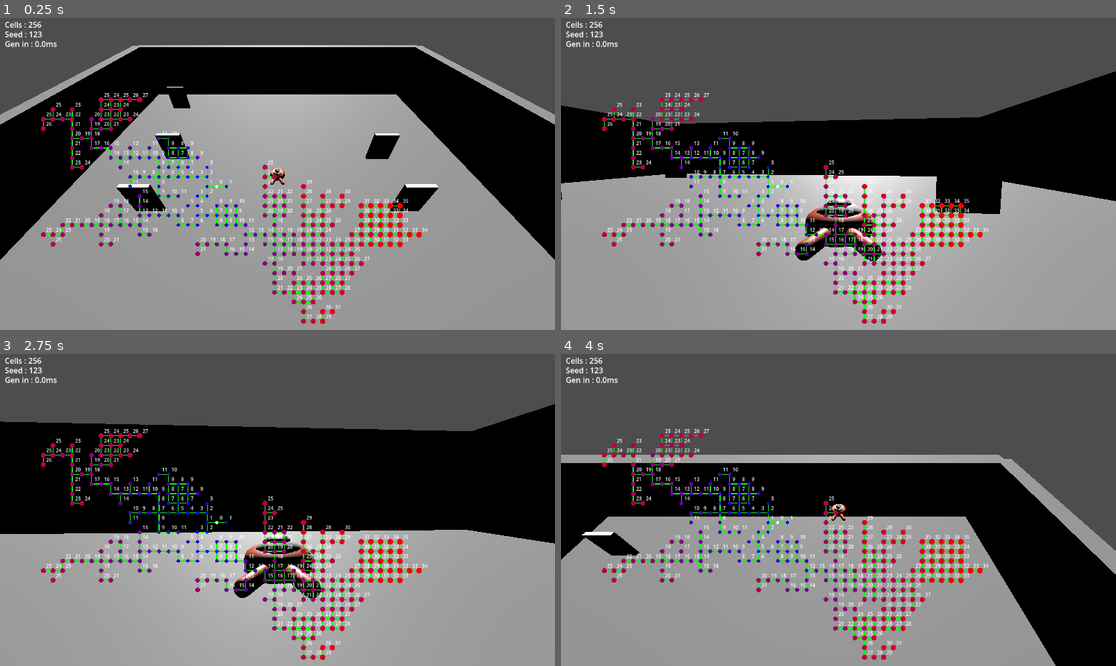
Above: before the commit, frames 1-4 (two rows, left to right).
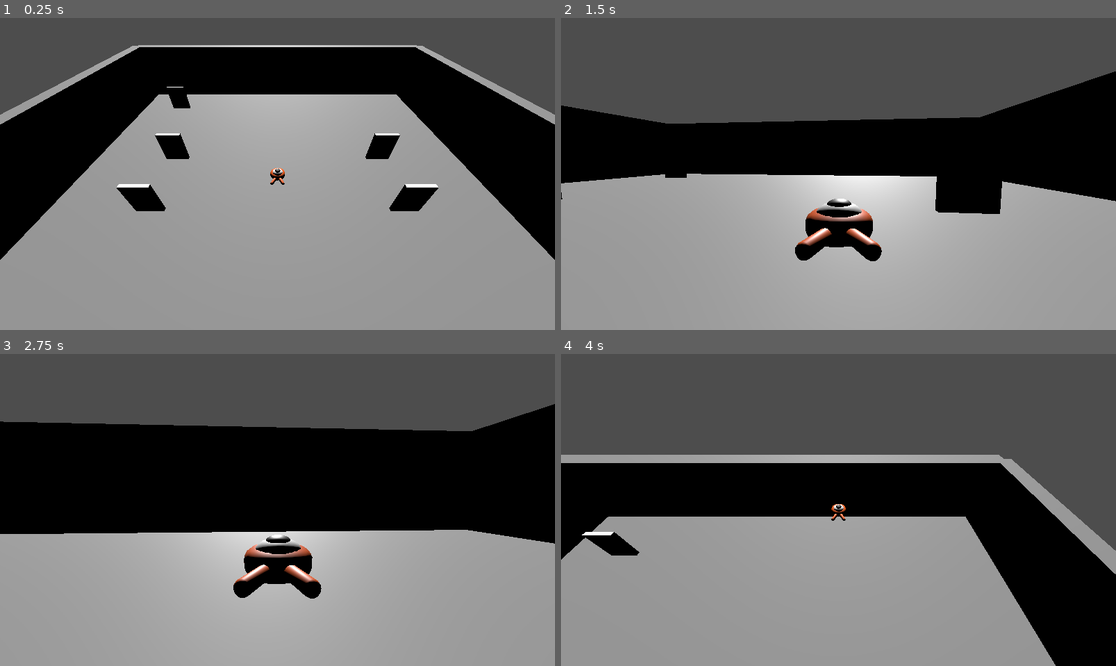
Above: after the commit, the same moments.

Repository: LeFodeurCou/Godot-Lab
Game: Godot game, scene res://World/Static/World000001.tscn
The game is run twice, just before and just after one commit, with the same random seed, the same clock (stepped at 60 frames per second) and the same inputs. This scene is started directly instead of the project's main scene.
Inputs (mouse positions are in pixels of both pictures, inside the frame that each line leads up to):
- Up to frame 1 (0.25 s): no input
- Up to frame 2 (1.5 s): tap Enter (camera_switch) at 0.5, 1.35 s; move the mouse to (960, 158) at 0.52 s; hold D (move_right) 0.53-1.28 s; hold Shift (shift) 0.53-1.28 s; click (960, 158) at 0.67 s; tap Space (jump) at 0.77 s; move the mouse to (810, 174) at 1.27 s; hold W (move_forward) from 1.28 s (still down)
- Up to frame 3 (2.75 s): keep holding W (move_forward); tap Space (jump) at 1.52 s; tap Shift (shift) at 1.55 s; move the mouse to (288, 503) at 2.02 s; hold Shift (shift) from 2.03 s (still down)
- Up to frame 4 (4 s): keep holding W (move_forward); move the mouse to (832, 516) at 2.77 s; release Shift (shift) at 2.78 s; tap Shift (shift) at 2.85, 3.8 s; click (832, 516) at 2.92 s; tap Space (jump) at 3.02, 3.77 s; move the mouse to (877, 513) at 3.52 s; hold Enter (camera_switch) from 3.53 s (still down)

The runs differ from the first frame. In frame 1, 5.2% of the frame differs, in the area x 0-77%, y 1-98%; in frame 2, 5.2%; in frame 3, 5.2%; in frame 4, 5.2%.

Commit message:
Added : A isDebug player variable associated with a custom signal to allow a global debug. Updated : Everywhere it was a local debug now react to the global debug to display its own debug interface when isDebug = true. Now we can toggle on / off debug and display it dynamically :)

Diff:
--- a/Behaviour/ProceduralGeneration/WorldCreator.gd
+++ b/Behaviour/ProceduralGeneration/WorldCreator.gd
@@ -2,8 +2,7 @@
 
 class_name WorldGenerator
 
-# TODO make it root global
-var debug = true
+var debugRoot: Node3D
 
 # SoA (Structure of Arrays) : Replace Cell class
 var cellX: Array = PackedInt32Array()
@@ -33,6 +32,7 @@
 const DZ = [-1, 0, 1, 0]
 
 func _init(generator: ProceduralGenerator) -> void:
+	Game.connectPlayerDebug(self)
 	# SoA Cell clear
 	cellX.clear()
 	cellY.clear()
@@ -53,7 +53,15 @@
 	cellStructureType = generator.cellStructureType
 	cellCount = generator.cellCount
 
+func _onDebugToggled(value: bool) -> void:
+	if debugRoot:
+		debugRoot.visible = value
+
 func generate(world: Node3D) -> Vector3i:
+	debugRoot = Node3D.new()
+	debugRoot.visible = Game.player.isDebug
+	debugRoot.name = "DebugRoot"
+	world.add_child(debugRoot)
 	var originX = cellX[0]
 	var originY = cellY[0]
 	for cellIdx in range(cellCount):
@@ -61,7 +69,7 @@
 		var z = (cellY[cellIdx] - originY) * roomDepth
 		makeFloor(world, x, z)
 		checkNeighbors(world, cellIdx, x, z)
-		debugLabels(world, cellIdx, x, z)
+		debugLabels(cellIdx, x, z)
 	return Vector3i(0, floorThickeness >> 1, 0)
 
 func makeFloor(world: Node3D, x: int, z: int) -> void:
@@ -94,11 +102,9 @@
 			Vector3(x, wallHeight / 2.0 - floorThickeness, z)
 		)
 
-func debugLabels(world, cellIdx: int, x: int, z:int) -> void:
-	if !debug:
-		return
+func debugLabels(cellIdx: int, x: int, z:int) -> void:
 	var label = Label3D.new()
 	label.text = str(cellHeat[cellIdx])
 	label.font_size = 320
 	label.position = Vector3(x, 3, z)
-	world.add_child(label)
+	debugRoot.add_child(label)
--- a/Game.gd
+++ b/Game.gd
@@ -45,3 +45,7 @@
 func spawnPlayer() -> void:
 	var playerScene = preload("res://Player/Player.tscn")
 	player = playerScene.instantiate()
+
+func connectPlayerDebug(target: Object) -> void:
+	if player:
+		Game.player.connect("debugToggled", Callable(target, "_onDebugToggled"))
--- a/Player/Player.gd
+++ b/Player/Player.gd
@@ -1,9 +1,12 @@
 extends CharacterBody3D
+
+signal debugToggled(value)
 
 var contextCamera: ContextCamera
 
 # Hard coded for now, later it can be a command based on a game configuration like "isCreativeModeAllowed"
 var isCreativeMode = false
+var isDebug = false
 
 @export var speed = 14
 @export var fall_acceleration = 75
@@ -19,3 +22,6 @@
 
 func _input(event):
 	contextCamera.input(event)
+	if Input.is_action_just_pressed("switchDebug"):
+			isDebug = !isDebug
+			emit_signal("debugToggled", isDebug)
--- a/World/Dynamic/World000004.gd
+++ b/World/Dynamic/World000004.gd
@@ -1,9 +1,8 @@
 extends Node3D
 
-var portalBackTarget: String
+var portalBackTarget: String # TODO we need to implement at least one portal to get back in the main world
 
-# TODO make it root global
-var debug = true
+var debugCanvas: CanvasLayer
 
 var originSeed = 123
 var generator: ProceduralGenerator
@@ -16,6 +15,7 @@
 var elapsed
 
 func _ready() -> void:
+	Game.connectPlayerDebug(self)
 	self.name = "World000004"
 
 	var seedHandler = SeedHandler.new(originSeed)
@@ -32,17 +32,20 @@
 		lightFactory.create()
 	)
 
-	debugOverlay(self)
+	createDebugOverlay(self)
 
-func debugOverlay(world: Node3D) -> void:
-	if (debug):
-		var canvas = CanvasLayer.new()
-		var overlay = DebugOverlay.new()
-		overlay.set_lines([
-			"Cells: %d" % generator.cellCount,
-			"Seed: %d" % originSeed,
-			"Gen: %.2f ms" % elapsed,
-			"FPS: %d" % Engine.get_frames_per_second(),
-		])
-		canvas.add_child(overlay)
-		self.add_child(canvas)
+func _onDebugToggled(value: bool) -> void:
+	debugCanvas.visible = value
+
+func createDebugOverlay(world: Node3D) -> void:
+	debugCanvas = CanvasLayer.new()
+	debugCanvas.visible = Game.player.isDebug
+	var overlay = DebugOverlay.new()
+	overlay.set_lines([
+		"Cells: %d" % generator.cellCount,
+		"Seed: %d" % originSeed,
+		"Gen: %.2f ms" % elapsed,
+		"FPS: %d" % Engine.get_frames_per_second(),
+	])
+	debugCanvas.add_child(overlay)
+	world.add_child(debugCanvas)
--- a/World/Static/testScript.gd
+++ b/World/Static/testScript.gd
@@ -25,6 +25,8 @@
 var elapsed
 
 func _ready():
+	Game.connectPlayerDebug(self)
+	self.get_parent().visible = Game.player.isDebug
 	# SoA Cell clear
 	cellX.clear()
 	cellY.clear()
@@ -61,6 +63,8 @@
 
 	queue_redraw()
 
+func _onDebugToggled(value: bool) -> void:
+	self.get_parent().visible = value
 
 func _draw():
 	var drawCount = min(cellCount, DEBUG_DRAW_LIMIT)
--- a/project.godot
+++ b/project.godot
@@ -64,6 +64,11 @@
 "events": [Object(InputEventKey,"resource_local_to_scene":false,"resource_name":"","device":-1,"window_id":0,"alt_press …(195 unchanged characters)…
 ]
 }
+switchDebug={
+"deadzone": 0.2,
+"events": [Object(InputEventKey,"resource_local_to_scene":false,"resource_name":"","device":-1,"window_id":0,"alt_pressed":true,"shift_pressed":true,"ctrl_pressed":true,"meta_pressed":false,"pressed":false,"keycode":0,"physical_keycode":96,"key_label":0,"unicode":338,"location":0,"echo":false,"script":null)
+]
+}
 
 [layer_names]
 
